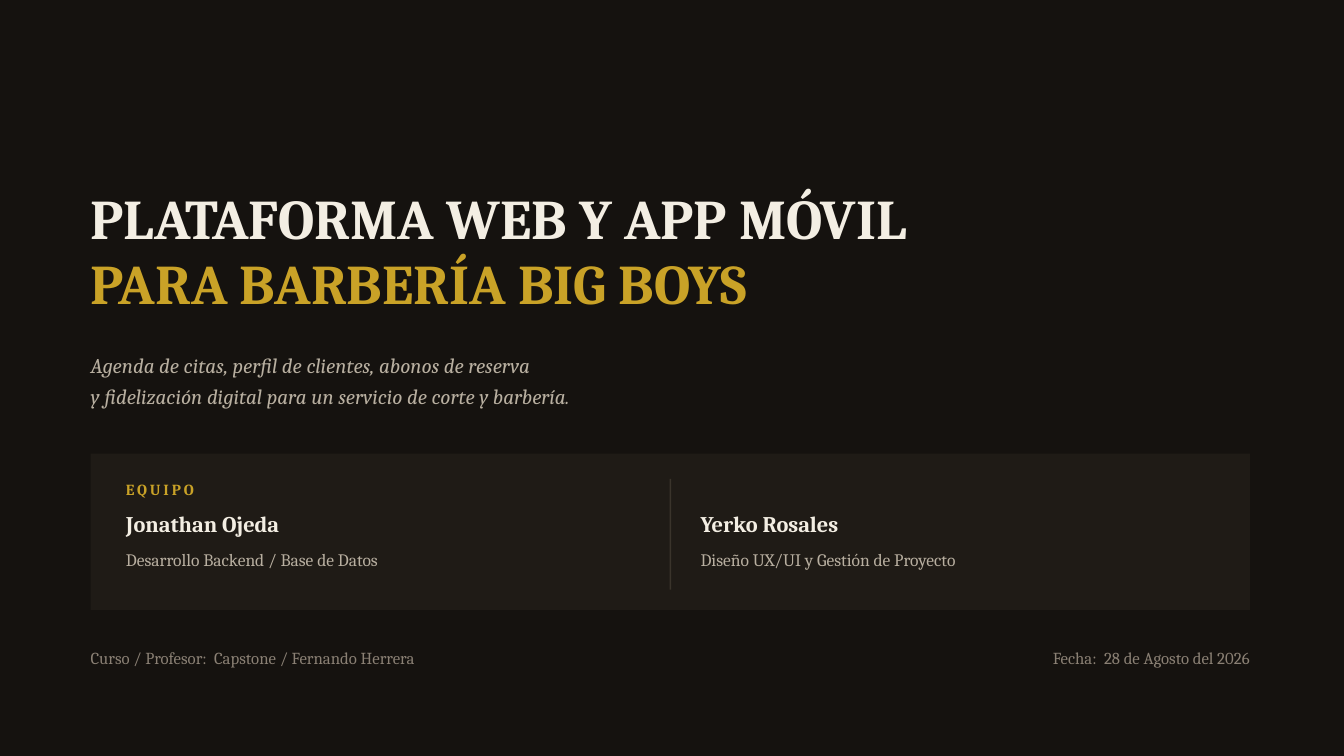
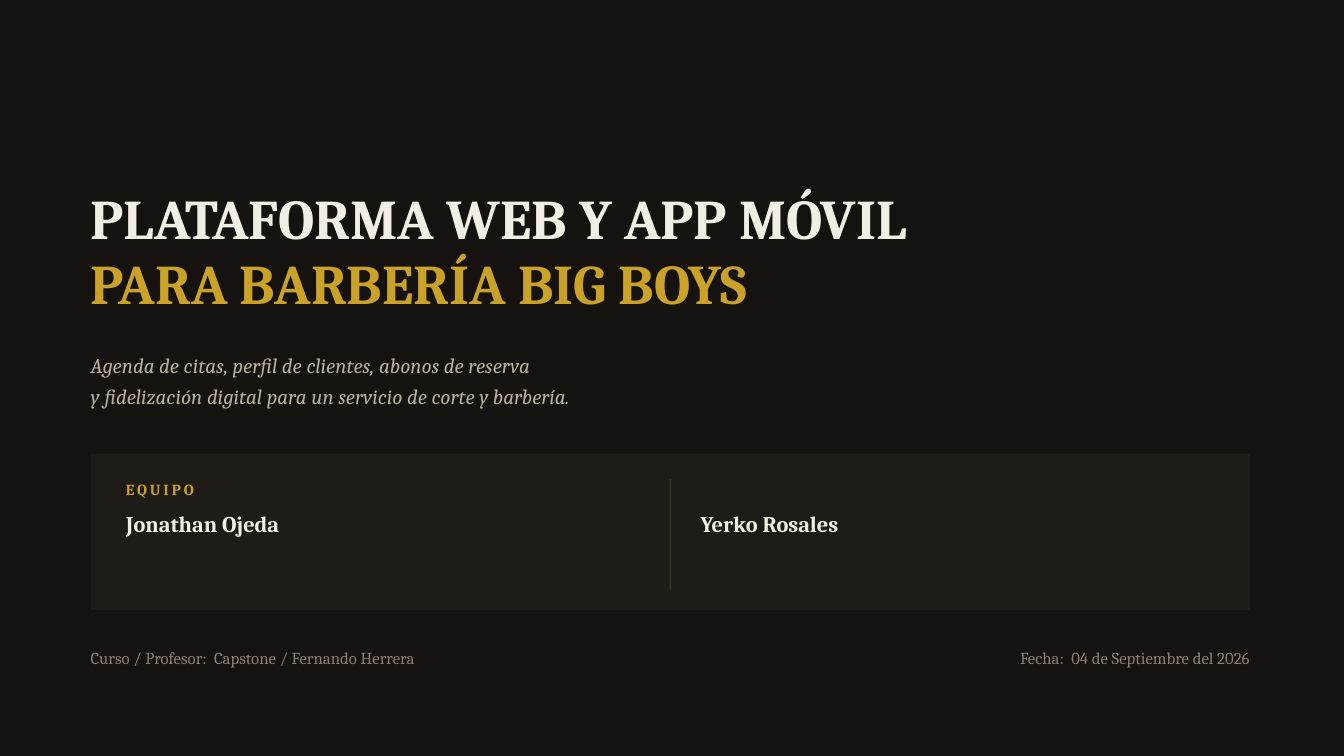
Before and after one commit to Yerko-Rosales/Proyecto_Barberia, a slide deck: slide 1 of Fase 1/Evidencias Grupales/Presentación Proyecto.pptx. Drawn at 1344x756 pixels with LibreOffice and Linux fonts; fonts in the diff are those of the drawing. Boxes give left, top, right and bottom in pixels: in the first picture for what was removed or moved away, otherwise in the second. Text is boxed around its words. In the diff, an @@ line names an element or a change of style, - is before the commit and + after.

```diff
--- a/Fase 1/Evidencias Grupales/Presentación Proyecto.pptx
+++ b/Fase 1/Evidencias Grupales/Presentación Proyecto.pptx
@@ text removed at (126,554,378,566) @@
-Desarrollo Backend / Base de Datos
@@ text removed at (701,554,955,570) @@
-Diseño UX/UI y Gestión de Proyecto
@@ text at (1020,652,1249,668): text changed @@
-Fecha: 28 de Agosto del 2026
+Fecha: 04 de Septiembre del 2026
```
Also in this commit, not shown: 1 other slide changed, 3 other files.
